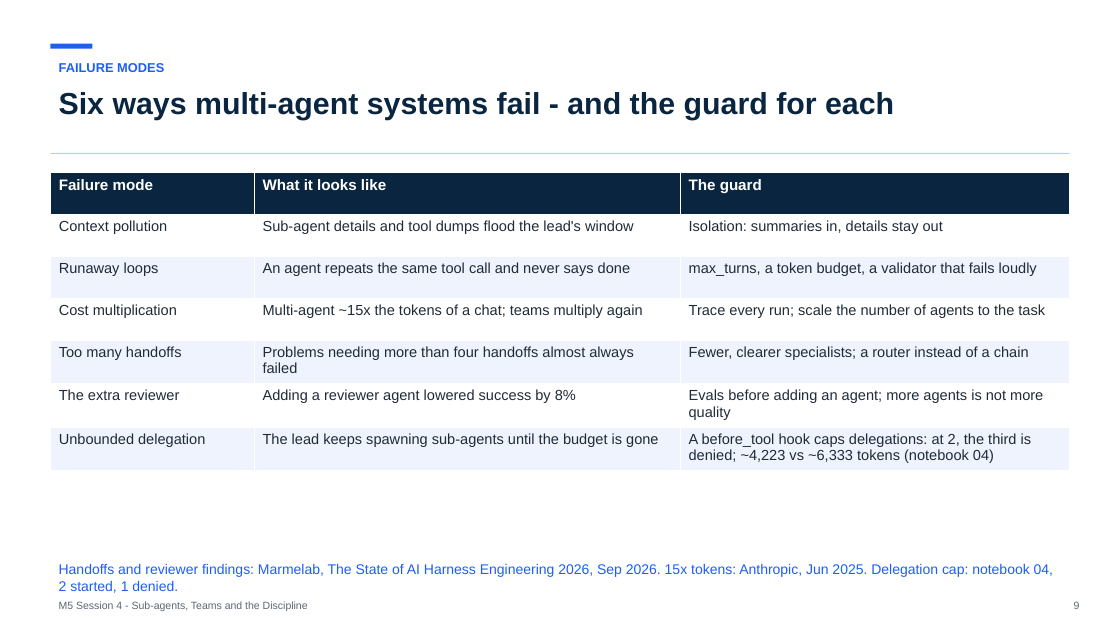
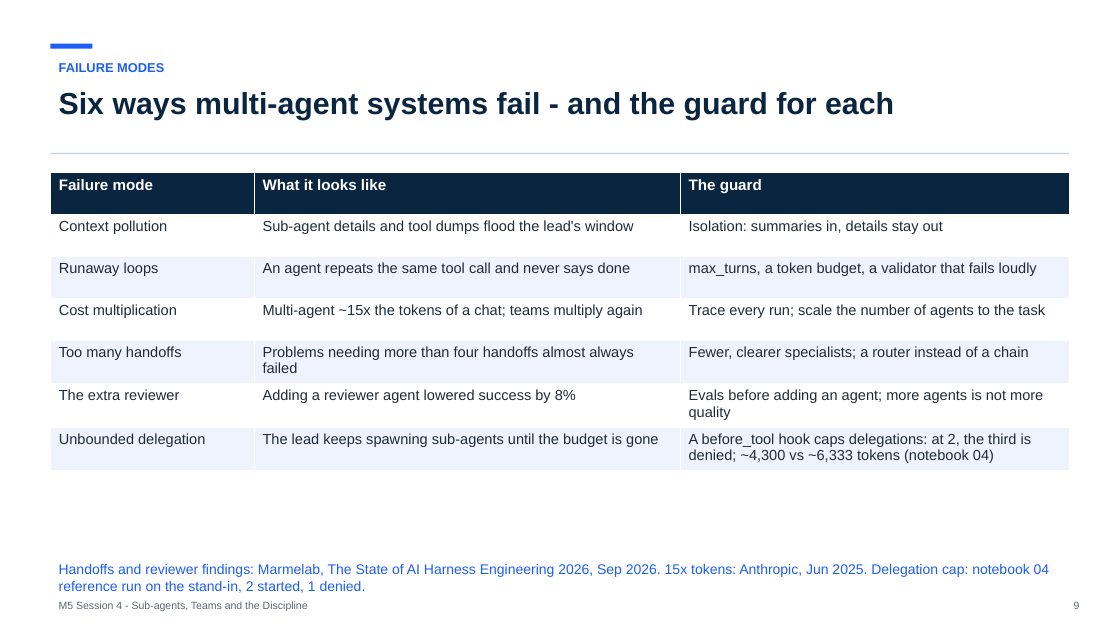
Before and after one commit to maglionejm/fontys-tech-exercises, a slide deck: slide 9 of presentations/m5-session-4-sub-agents-teams-and-the-discipline.pptx. Drawn at 1120x630 pixels with LibreOffice and Linux fonts; fonts in the diff are those of the drawing. Boxes give left, top, right and bottom in pixels: in the first picture for what was removed or moved away, otherwise in the second. Text is boxed around its words. In the diff, an @@ line names an element or a change of style, - is before the commit and + after.

```diff
--- a/presentations/m5-session-4-sub-agents-teams-and-the-discipline.pptx
+++ b/presentations/m5-session-4-sub-agents-teams-and-the-discipline.pptx
@@ table at (50,172,1070,467) @@
-row 7, column 3: A before_tool hook caps delegations: at 2, the third is denied; ~4,223 vs ~6,333 tokens (notebook 04)
+row 7, column 3: A before_tool hook caps delegations: at 2, the third is denied; ~4,300 vs ~6,333 tokens (notebook 04)
@@ text at (59,564,1050,593): text changed @@
-Handoffs and reviewer findings: Marmelab, The State of AI Harness Engineering 2026, Sep 2026. 15x tokens: Anthropic, Jun 2025. Delegation cap: notebook 04, 2 started, 1 denied.
+Handoffs and reviewer findings: Marmelab, The State of AI Harness Engineering 2026, Sep 2026. 15x tokens: Anthropic, Jun 2025. Delegation cap: notebook 04 reference run on the stand-in, 2 started, 1 denied.
```
Also in this commit, not shown: 6 other slides changed, 7 other files.
